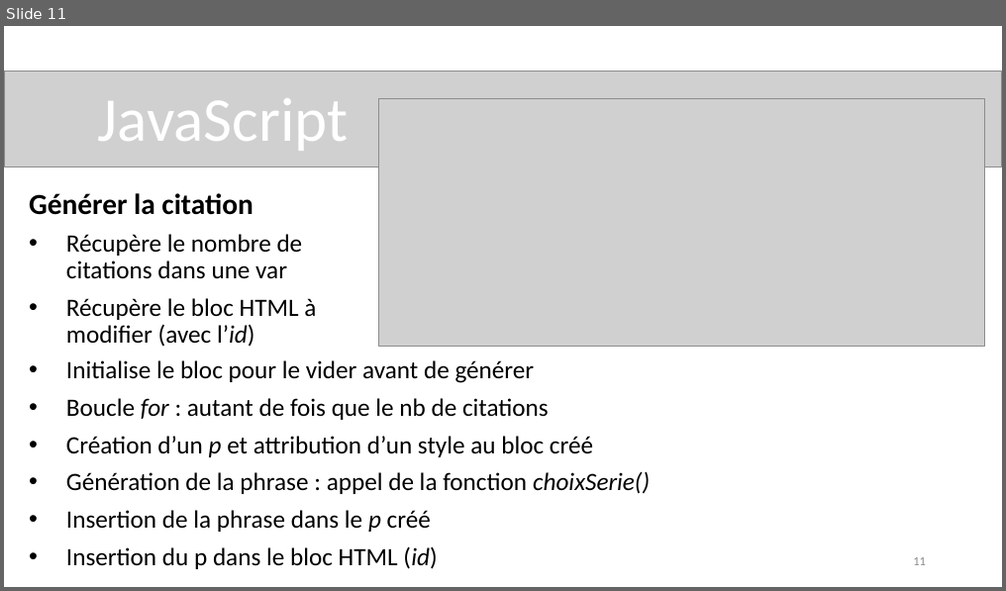
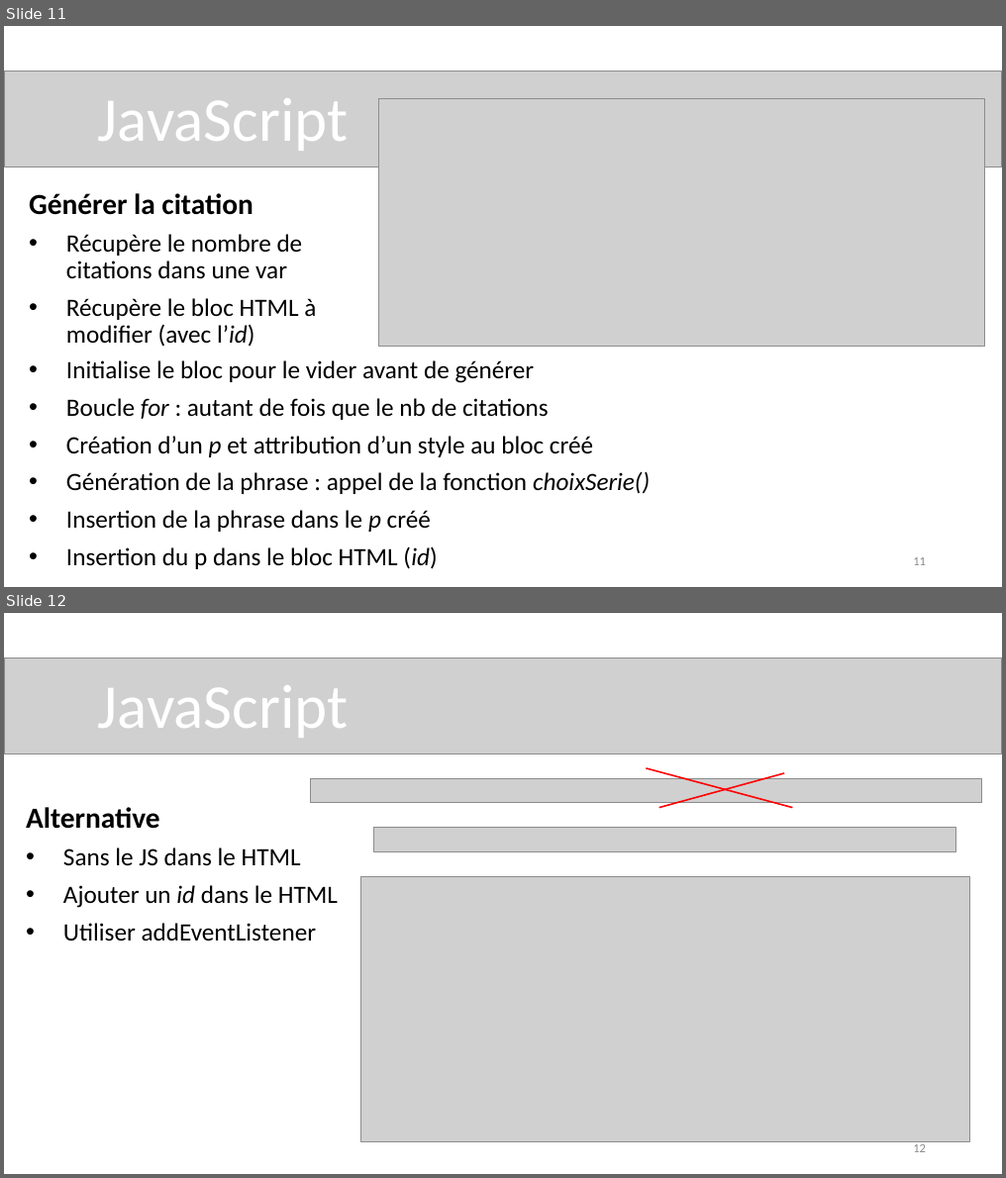
Before and after one commit to nmdoir/p5_citations, a slide deck: Présentation Générateur de citations.pptx. Shown one above the other, each under a label of ours: slide 11 before the commit, slides 11 and 12 after it. The pictures are 1006x591 and 1006x1178 pixels, drawn with LibreOffice and Linux fonts; fonts in the diff are those of the drawing; grey boxes stand for pictures. Boxes give left, top, right and bottom in pixels: in the first picture for what was removed or moved away, otherwise in the second. Text is boxed around its words. In the diff, an @@ line names an element or a change of style, - is before the commit and + after.

Commit message:
Ajout 5ème citation

```diff
--- a/Présentation Générateur de citations.pptx
+++ b/Présentation Générateur de citations.pptx
@@ slide 12 added at (x1=4, y1=613, x2=1002, y2=1174), background #FFFFFF @@
@@ picture added at (x1=4, y1=658, x2=1002, y2=754) @@
@@ title added at (x1=98, y1=685, x2=349, y2=738), 60 pt, text #FFFFFF @@
+JavaScript
@@ picture added at (x1=310, y1=778, x2=982, y2=802) @@
@@ line added from (647, 768) to (792, 808), #FF0000 1.5 pt @@
@@ line added from (659, 808) to (785, 773), #FF0000 1.5 pt @@
@@ subtitle added at (x1=26, y1=807, x2=338, y2=942), 24 pt, text #000000 @@
+Alternative
+• Sans le JS dans le HTML
+• Ajouter un id dans le HTML
+• Utiliser addEventListener
@@ picture added at (x1=374, y1=828, x2=956, y2=852) @@
@@ picture added at (x1=360, y1=876, x2=969, y2=1143) @@
@@ page number added at (x1=913, y1=1145, x2=926, y2=1153), 12 pt, text #8C8C8C @@
+12
```
Also in this commit, not shown: 2 slides changed, 3 other files.
